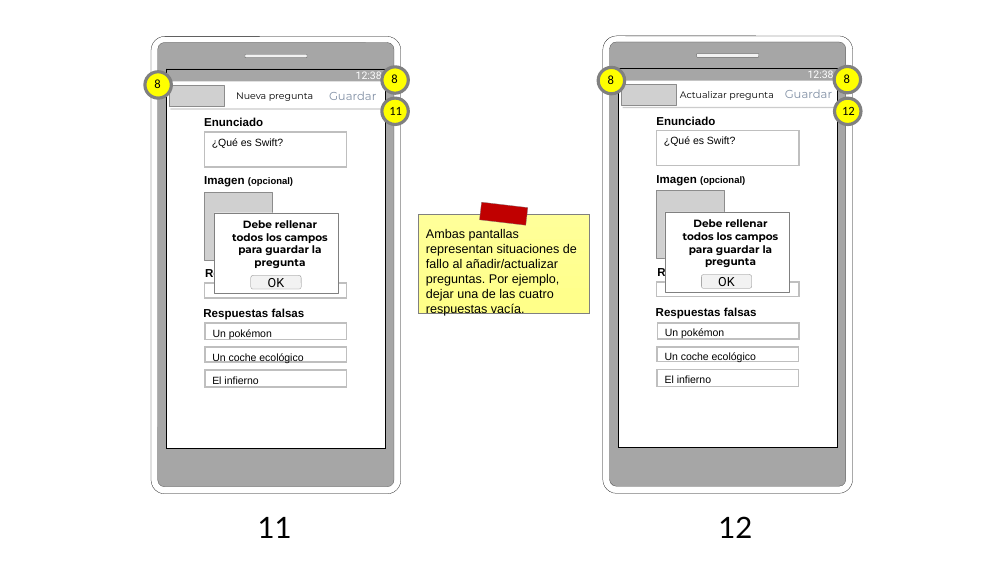
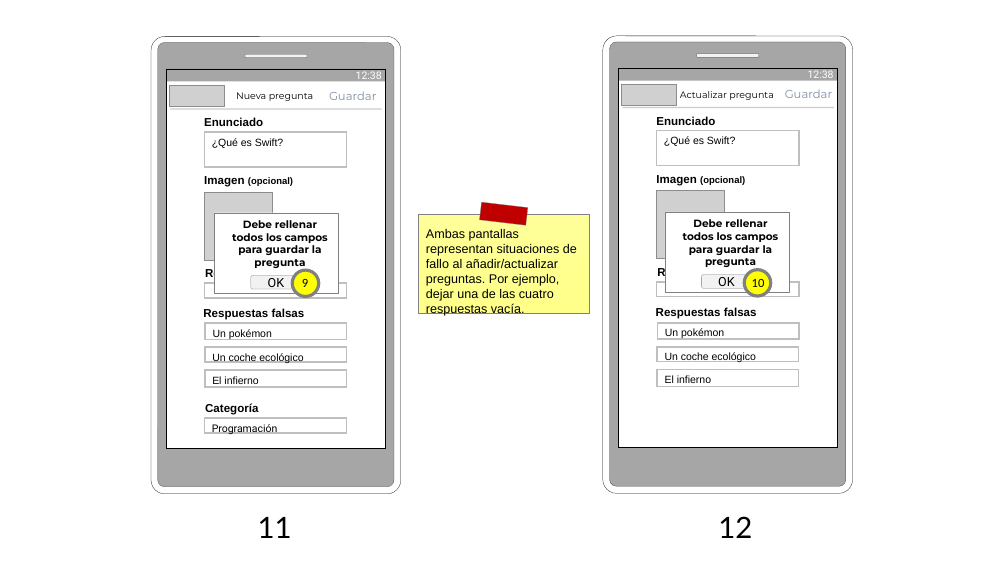
Before and after one commit to AlfonsoLRz/Quiz, a slide deck: slide 7 of doc/Storyboard.pptx. Drawn at 1008x567 pixels with LibreOffice and Linux fonts; fonts in the diff are those of the drawing; grey boxes stand for pictures. Boxes give left, top, right and bottom in pixels: in the first picture for what was removed or moved away, otherwise in the second. Text is boxed around its words. In the diff, an @@ line names an element or a change of style, - is before the commit and + after.

```diff
--- a/doc/Storyboard.pptx
+++ b/doc/Storyboard.pptx
@@ ellipse removed at (145,72,172,98) @@
@@ text removed at (154,79,160,88) @@
-8
@@ ellipse removed at (382,67,408,93) @@
@@ text removed at (391,74,397,83) @@
-8
@@ text removed at (608,75,614,84) @@
-8
@@ text removed at (844,74,850,83) @@
-8
@@ ellipse removed at (382,98,408,125) @@
@@ text removed at (389,107,402,115) @@
-11
@@ ellipse removed at (835,98,861,125) @@
@@ text removed at (842,107,855,115) @@
-12
@@ ellipse: place and size @@
-ellipse at (598,67,625,94)
+ellipse at (293,270,319,296)
@@ text added at (302,279,308,287), 12 pt, text #000000 @@
+9
@@ ellipse: place and size @@
-ellipse at (834,67,861,93)
+ellipse at (744,270,771,296)
@@ text added at (752,279,765,287), 12 pt, text #000000 @@
+10
@@ rectangle added at (204,418,346,433), fill #FFFFFF, outline #BFBFBF 1.5 pt, 10 pt, text #000000 @@
+Programación
@@ text added at (205,403,258,415), 11 pt, text #000000, bold @@
+Categoría
```
Also in this commit, not shown: 5 other slides changed, 1 slide added, 1 other file.
